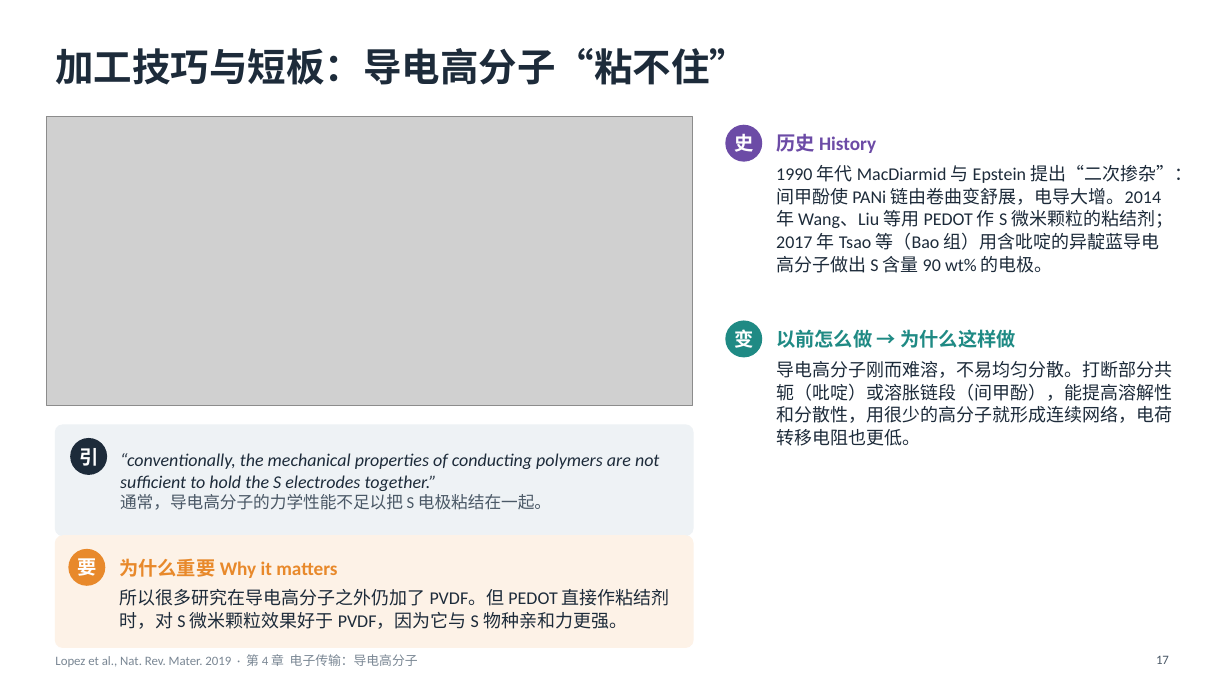
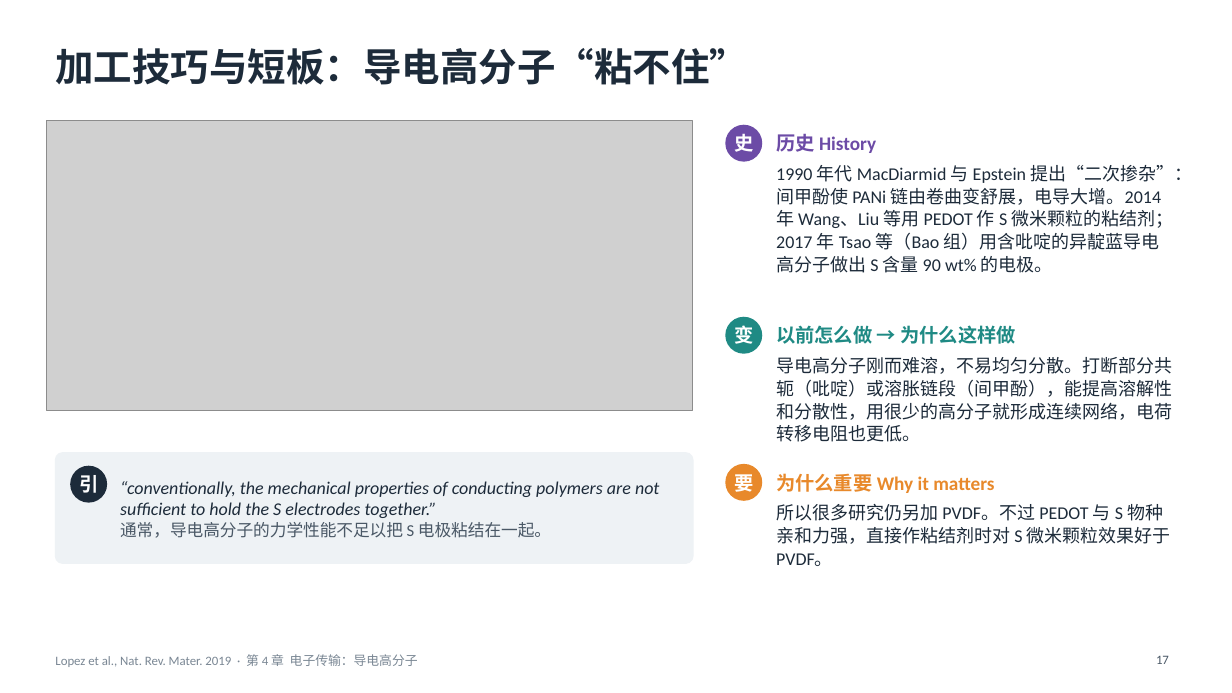
Before and after one commit to zhaoyuw44-lang/Trash, a slide deck: slide 17 of slides/decks/lopez2019/lopez2019_ch4.pptx. Drawn at 1232x693 pixels with LibreOffice and Linux fonts; fonts in the diff are those of the drawing; grey boxes stand for pictures. Boxes give left, top, right and bottom in pixels: in the first picture for what was removed or moved away, otherwise in the second. Text is boxed around its words. In the diff, an @@ line names an element or a change of style, - is before the commit and + after.

```diff
--- a/slides/decks/lopez2019/lopez2019_ch4.pptx
+++ b/slides/decks/lopez2019/lopez2019_ch4.pptx
@@ picture: place and size @@
-picture at (46,116,693,406)
+picture at (46,121,693,410)
@@ 2 texts, 1 ellipse: place and size @@
-2 texts, 1 ellipse at (726,321,1172,446)
+2 texts, 1 ellipse at (726,317,1172,442)
@@ 1 ellipse, 1 text, 1 rounded rectangle: place and size @@
-1 ellipse, 1 text, 1 rounded rectangle at (55,425,693,536)
+1 ellipse, 1 text, 1 rounded rectangle at (55,453,693,564)
@@ ellipse "要": place and size @@
-ellipse "要" at (68,549,105,586)
+ellipse "要" at (726,464,762,501)
@@ text "为什么重要 Why it matters": place and size @@
-text "为什么重要 Why it matters" at (119,558,337,578)
+text "为什么重要 Why it matters" at (776,473,994,493)
@@ text at (776,504,1171,566): text changed @@
-所以很多研究在导电高分子之外仍加了 PVDF。但 PEDOT 直接作粘结剂时，对 S 微米颗粒效果好于 PVDF，因为它与 S 物种亲和力更强。
+所以很多研究仍另加 PVDF。不过 PEDOT 与 S 物种亲和力强，直接作粘结剂时对 S 微米颗粒效果好于 PVDF。
@@ rounded rectangle removed at (55,536,693,648) @@
```
Also in this commit, not shown: 2 other slides changed, 5 other files.
